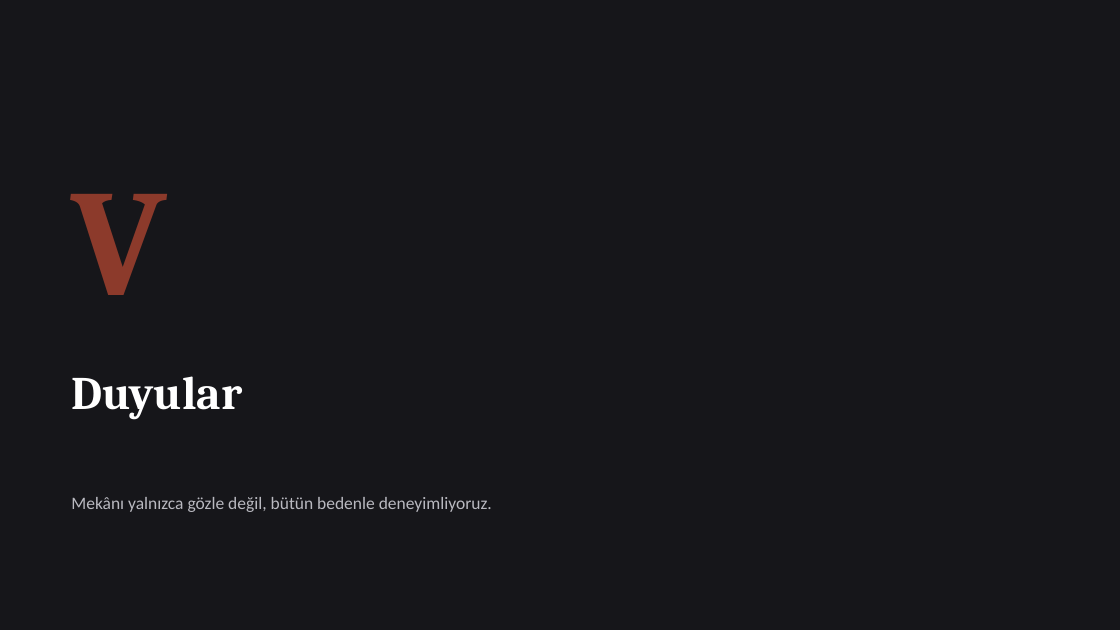
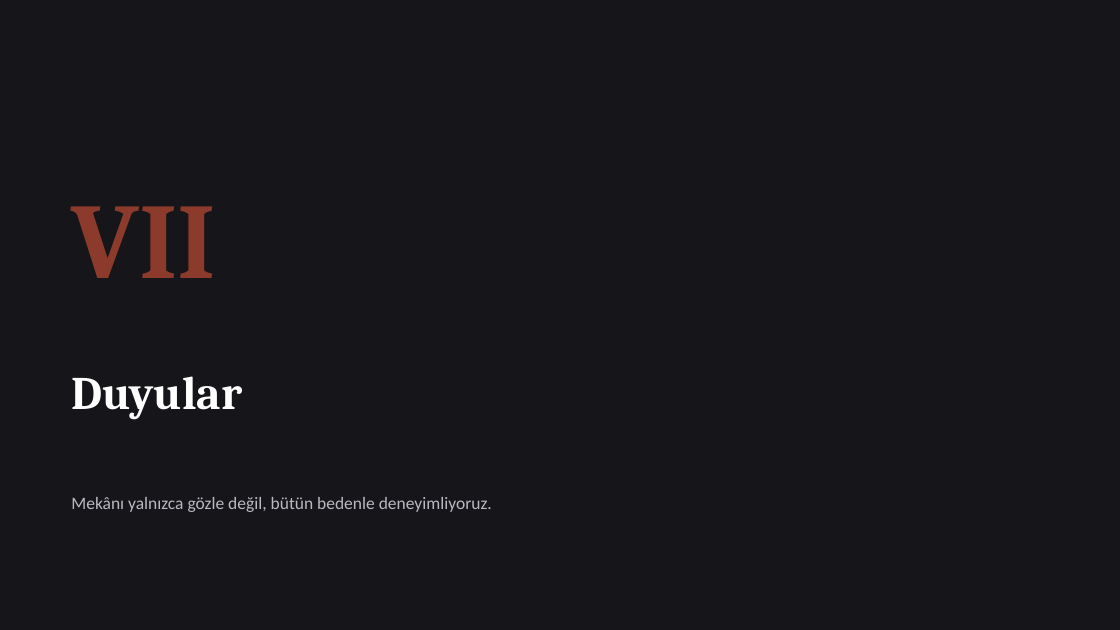
Before and after one commit to bunal91/sanat-ve-mekan, a slide deck: slide 24 of magaza-tasarimi-dersi/Magaza-Tasarimi-Teorik-Sunum.pptx (slide 25 before the commit). Drawn at 1120x630 pixels with LibreOffice and Linux fonts; fonts in the diff are those of the drawing. Boxes give left, top, right and bottom in pixels: in the first picture for what was removed or moved away, otherwise in the second. Text is boxed around its words. In the diff, an @@ line names an element or a change of style, - is before the commit and + after.

```diff
--- a/magaza-tasarimi-dersi/Magaza-Tasarimi-Teorik-Sunum.pptx
+++ b/magaza-tasarimi-dersi/Magaza-Tasarimi-Teorik-Sunum.pptx
@@ text at box(71, 206, 216, 278): text changed; size 130 to 92 pt @@
-V
+VII
```
Also in this commit, not shown: 18 other slides changed, 29 slides added, 37 slides removed, 1 other file.
